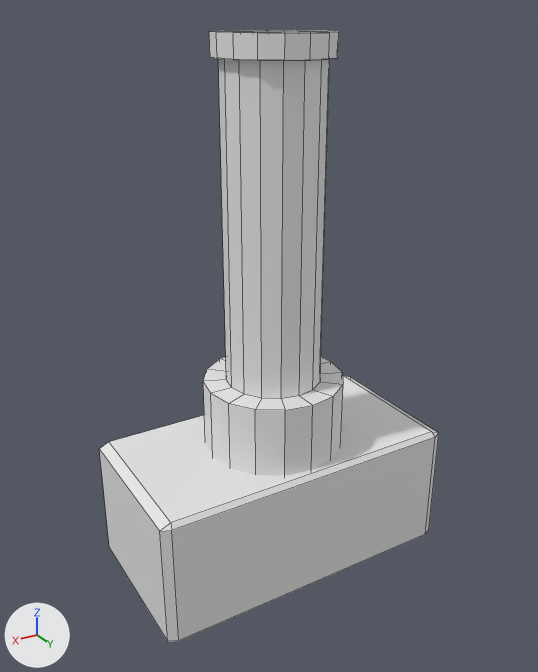
An edit to the FBX model Defenders/Assets/Player/Towers/FuranceTower/SpeedPath/Models/Dispenser_Base.fbx, drawn before and after from the same camera.
Both versions are drawn from a 50 mm camera at (3.49, 6.54, 5.33) aimed at (0.07, 0.82, 2.47). Lighting does not change. The marker at lower left points along +X, +Y and +Z. Mesh edges are drawn as thin lines.
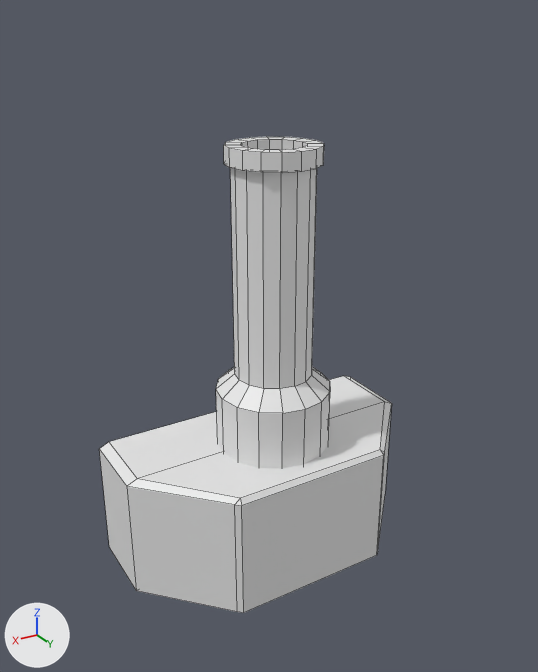
Pixel boxes [x1, y1, x2, y2] of what changed, in the pictures (538 x 672 px; the box of a moved part takes in the faces that stretch with it):
'Cube', reshaped (14% narrower, 11% shorter): before [99, 376, 439, 642]; after [99, 376, 392, 613]
'Cylinder', reshaped, rescaled (18% narrower, 26% shorter): before [203, 30, 343, 476]; after [216, 137, 330, 469]
part 1 of me_cylinder, moved or reshaped: before [203, 59, 343, 476]; after [216, 168, 330, 469]
part 2 of me_cube, built on: before [123, 432, 439, 642]; after [123, 402, 392, 613]

What the commit changed:
me_cylinder has 128 vertices, 114 faces and spans x -1.0..1.0, y -1.0..1.0, z 0.0..7.4.
me_cylinder is used by ob_cylinder; location (0.0, 0.8, 0.0); scale (0.704, 0.704, 0.704).
Before the commit, vertices of me_cylinder: 1 (0.0, 0.67, 2.85) at pixel (299, 395), 3 (0.26, 0.62, 2.85) at pixel (281, 398), 5 (0.48, 0.48, 2.85) at pixel (261, 398), 7 (0.62, 0.26, 2.85) at pixel (244, 394), 9 (0.67, 0.0, 2.85) at pixel (231, 387).
Before the commit, vertices of me_cylinder: 11 (0.62, -0.26, 2.85) at pixel (226, 379), 13 (0.48, -0.48, 2.85), 15 (0.26, -0.62, 2.85), 17 (0.0, -0.67, 2.85), 19 (-0.26, -0.62, 2.85).
Before the commit, vertices of me_cylinder: 21 (-0.48, -0.48, 2.85), 23 (-0.62, -0.26, 2.85), 25 (-0.67, 0.0, 2.85), 27 (-0.62, 0.26, 2.85) at pixel (319, 373), 29 (-0.48, 0.48, 2.85) at pixel (320, 381).
Before the commit, vertices of me_cylinder: 31 (-0.26, 0.62, 2.85) at pixel (312, 389), 32 (0.38, 0.92, 2.85) at pixel (285, 410), 33 (0.0, 1.0, 2.85) at pixel (312, 405), 34 (0.71, 0.71, 2.85) at pixel (255, 409), 35 (0.92, 0.38, 2.85) at pixel (228, 403).
Before the commit, vertices of me_cylinder: 36 (1.0, 0.0, 2.85) at pixel (210, 393), 37 (0.92, -0.38, 2.85) at pixel (203, 381), 38 (0.71, -0.71, 2.85) at pixel (206, 369), 39 (0.38, -0.92, 2.85) at pixel (219, 358), 40 (0.0, -1.0, 2.85).
Before the commit, vertices of me_cylinder: 41 (-0.38, -0.92, 2.85), 42 (-0.71, -0.71, 2.85), 43 (-0.92, -0.38, 2.85), 44 (-1.0, 0.0, 2.85) at pixel (330, 361), 45 (-0.92, 0.38, 2.85) at pixel (342, 372).
Before the commit, vertices of me_cylinder: 46 (-0.71, 0.71, 2.85) at pixel (343, 384), 47 (-0.38, 0.92, 2.85) at pixel (333, 396).
Part 1, on me_cylinder:
Vertices 32 to 47 of me_cylinder move by (0.0, 0.0, 0.44).
Vertices 1, 3, 5, 7, 9, 11, 13, 15, 17, 19, 21, 23, 25, 27, 29, 31 of me_cylinder move by (0.0, 0.0, 0.71).
me_cube is used by ob_cube; location (0.0, 0.8, 0.0).
me_cube had 16 vertices, 13 faces and spanned x -1.6..1.6, y -0.8..0.8, z 0.0..1.3.
me_cube now has 22 vertices, 19 faces and spans x -1.6..1.6, y -0.8..0.8, z 0.0..1.3.
Part 2, on me_cube:
8 faces are deleted.
4 vertices in x -1.6..1.6, y 0.75, z 1.25..1.3 move by (0.0, -0.77, 0.0).
6 vertices move from x -1.6..1.6, y 0.75..0.8, z 0.0..1.25 to x -0.87..0.87, y 0.75..0.8, z 0.0..1.25.
6 vertices are added at (-0.81, 0.75, 1.3), (-0.87, 0.75, 1.25), (0.81, 0.75, 1.3), (0.87, 0.75, 1.25), (-1.6, -0.02, 0.0), (1.6, -0.02, 0.0).
14 new faces join them.
Object 'Cylinder' (ob_cylinder) is rescaled from (0.704, 0.704, 0.704) to (0.58, 0.58, 0.58).
